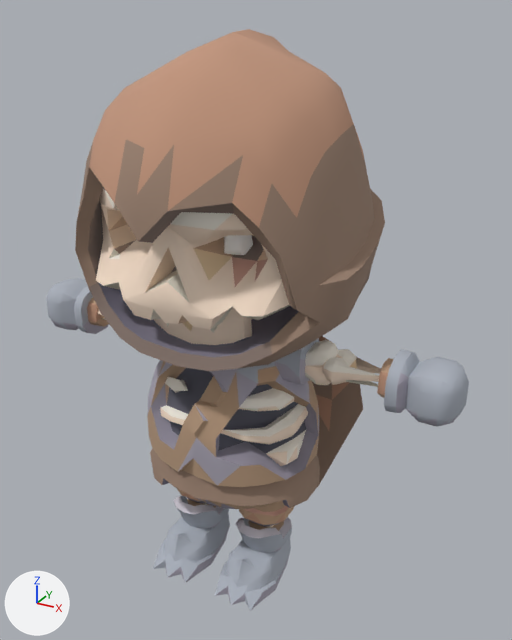
Before and after pictures for a commit that changed the glTF model example_game/characters/parts/skeleton-rogue.glb.
Rendered twice from a 50 mm lens placed at (1.039, -1.731, 1.783), pointed at (0.06, 0.05, 0.893). The lights are fixed; the arrows at lower left show +X, +Y and +Z. The picture after the commit comes second. Where no turn or scale is listed for an object, it has been applied to the vertices. Vertices at exactly the same position are counted once.

Names of what the first picture shows: 'skin'.
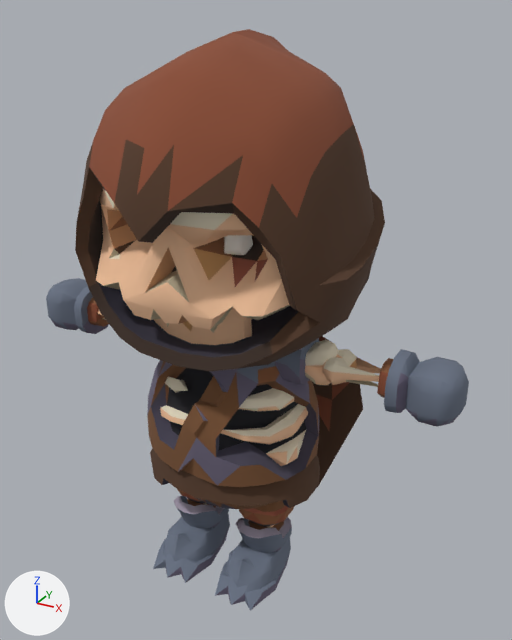
Patch to the scene script:
```diff
--- a/example_game/characters/parts/skeleton-rogue.glb.py
+++ b/example_game/characters/parts/skeleton-rogue.glb.py
@@ me_model @@
 me_model.from_pydata(...)  # 2057 vertices, 4000 faces; spans x -0.73..0.73, y -0.43..0.44, z 0.0..1.73
 # used by ob_skin; location = (0.0, 0.0, 0.0)
+# me_model part 1: 930 faces centred in x -0.48..0.48, y -0.33..0.33, z 0.14..1.53 are repainted in the vertex colours; the middle colour goes from beige #f8e1cc to beige #f0c09a
+# me_model part 2: 725 faces centred in x -0.52..0.52, y -0.39..0.35, z 0.17..1.72 are repainted in the vertex colours; the middle colour goes from beige #b89a7f to brown #7a5335
+# me_model part 3: 418 faces centred in x -0.72..0.72, y -0.23..0.23, z 0.0..0.96 are repainted in the vertex colours; the middle colour goes from grey #ada8b6 to greyish purple #6a6378
+# me_model part 4: 751 faces centred in x -0.42..0.43, y -0.42..0.41, z 0.12..1.58 are repainted in the vertex colours; the middle colour goes from brown #938372 to brown #493b2a
+# me_model part 5: 454 faces centred in x -0.44..0.44, y -0.33..0.3, z 0.52..1.61 are repainted in the vertex colours; the middle colour goes from white #f6f0e4 to pale yellow #eadfc6
+# me_model part 6: 722 faces centred in x -0.73..0.73, y -0.3..0.18, z 0.02..1.29 are repainted in the vertex colours; the middle colour goes from grey #adb3be to greyish blue #6a7384
 me_model.materials.append(mat_style)
```

Changed parts and their boxes (x1, y1, x2, y2) in the pictures (512 x 640 px):
part 1 of me_model, recoloured: (96, 189, 381, 528) in both
part 2 of me_model, recoloured (beige to brown): (87, 29, 393, 531) in both
part 3 of me_model, recoloured: (52, 320, 460, 610) in both
part 4 of me_model, recoloured (darker): (75, 124, 385, 527) in both
part 5 of me_model, recoloured: (104, 190, 379, 464) in both
part 6 of me_model, recoloured: (46, 209, 469, 611) in both
